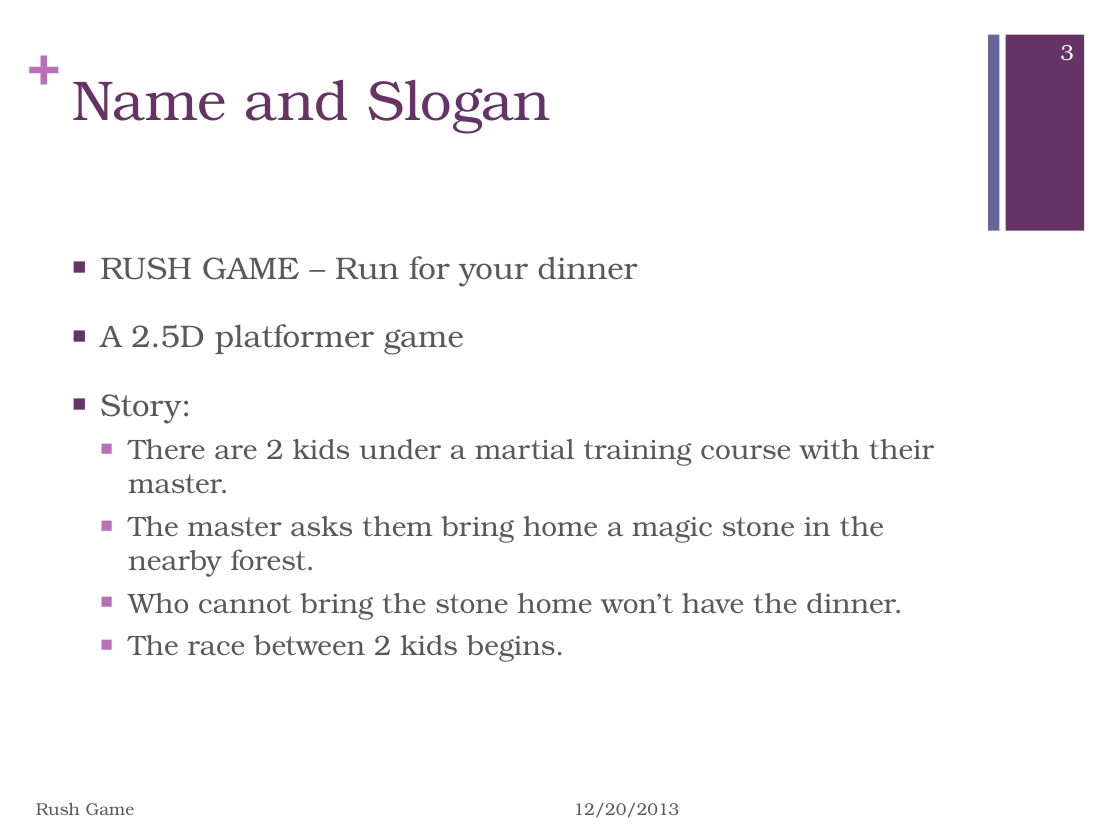
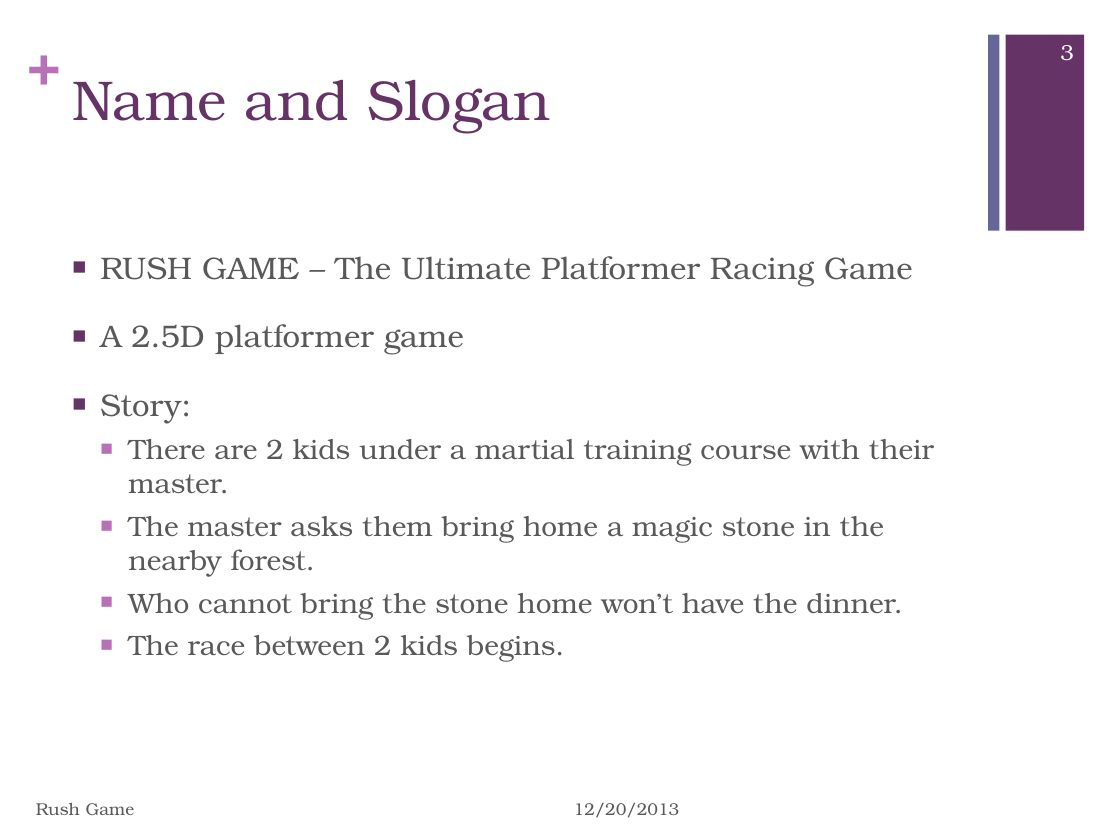
Before and after one commit to lumintos/rushgame, a slide deck: slide 3 of References/RUSH GAME.pptx. Drawn at 1120x840 pixels with LibreOffice and Linux fonts; fonts in the diff are those of the drawing; background and template pictures are left out. Boxes give left, top, right and bottom in pixels: in the first picture for what was removed or moved away, otherwise in the second. Text is boxed around its words. In the diff, an @@ line names an element or a change of style, - is before the commit and + after.

```diff
--- a/References/RUSH GAME.pptx
+++ b/References/RUSH GAME.pptx
@@ text at [100,256,912,287]: text changed @@
-■ RUSH GAME – Run for your dinner
+■ RUSH GAME – The Ultimate Platformer Racing Game
```
Also in this commit, not shown: 3 other slides changed, 1 other file.
